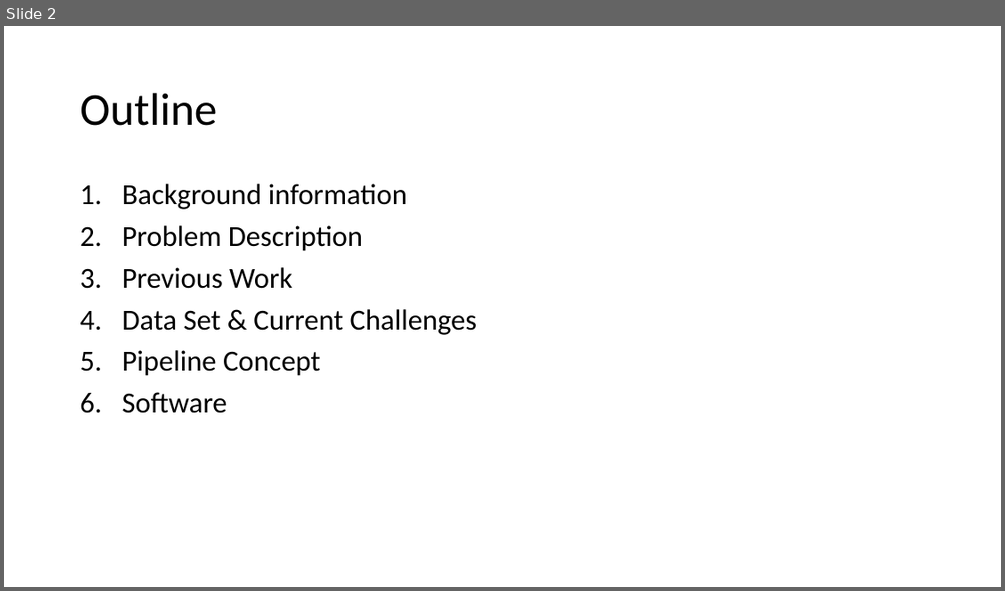
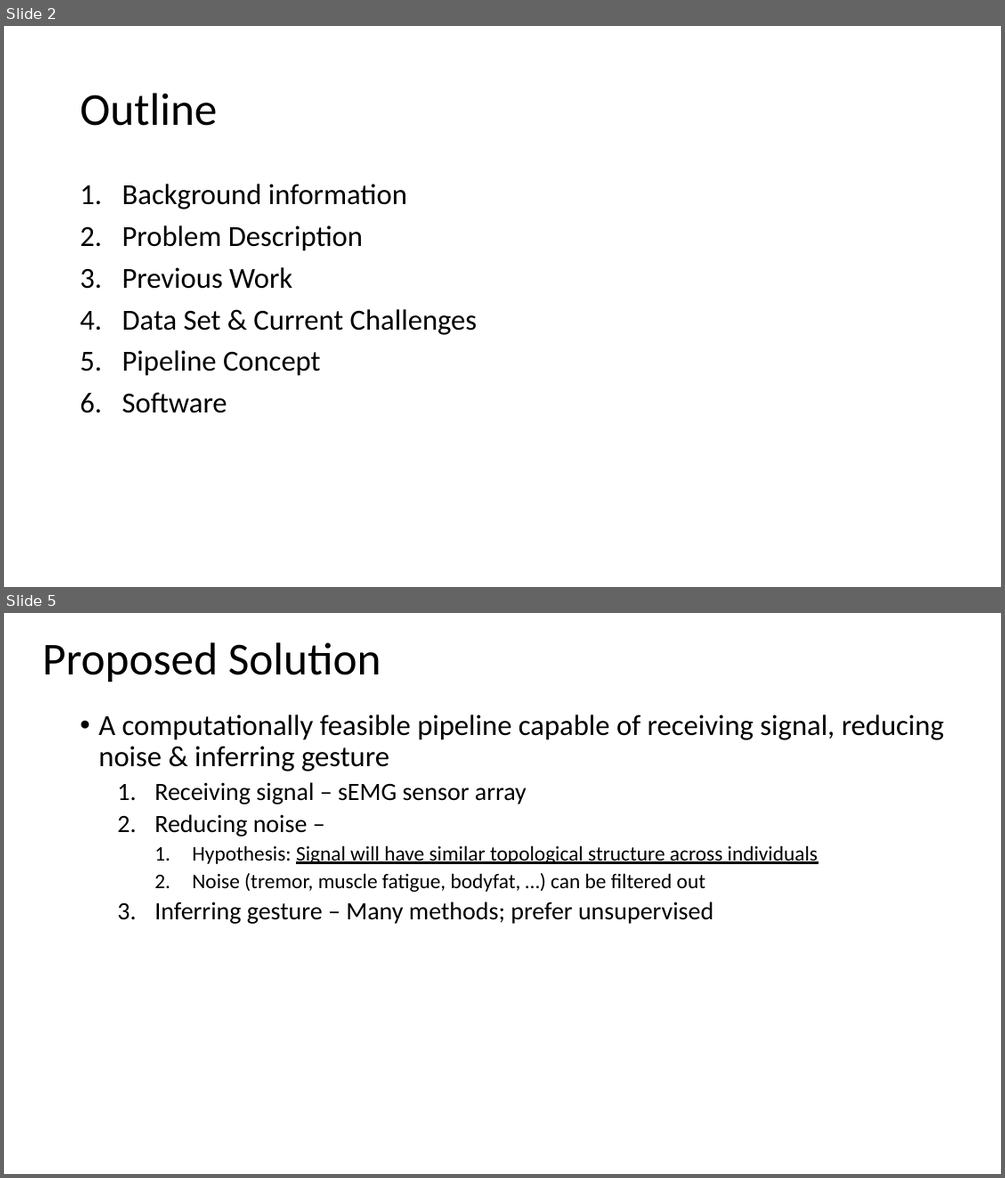
Before and after one commit to samvoisin/TDAforGesturePredictionsEMG, a slide deck: midway_progress/midway_pres.pptx. Shown one above the other, each under a label of ours: slide 2 before the commit, slides 2 and 5 after it; the slides between them are not shown. The pictures are 1005x591 and 1005x1178 pixels, drawn with LibreOffice and Linux fonts; fonts in the diff are those of the drawing. Boxes give left, top, right and bottom in pixels: in the first picture for what was removed or moved away, otherwise in the second. Text is boxed around its words. In the diff, an @@ line names an element or a change of style, - is before the commit and + after.

```diff
--- a/midway_progress/midway_pres.pptx
+++ b/midway_progress/midway_pres.pptx
@@ slide 5 added at (4, 613, 1001, 1174), background #FFFFFF @@
@@ text added at (42, 642, 381, 682), 44 pt, text #000000 @@
+Proposed Solution
@@ text added at (98, 714, 944, 924), 20 pt, text #000000 @@
+• A computationally feasible pipeline capable of receiving signal, reducing noise & inferring gesture
+  1. Receiving signal – sEMG sensor array
+  2. Reducing noise –
+    1. Hypothesis: Signal will have similar topological structure across individuals
+    2. Noise (tremor, muscle fatigue, bodyfat, …) can be filtered out
+  3. Inferring gesture – Many methods; prefer unsupervised
```
Also in this commit, not shown: 4 slides changed, 3 other slides added, 12 other files.
